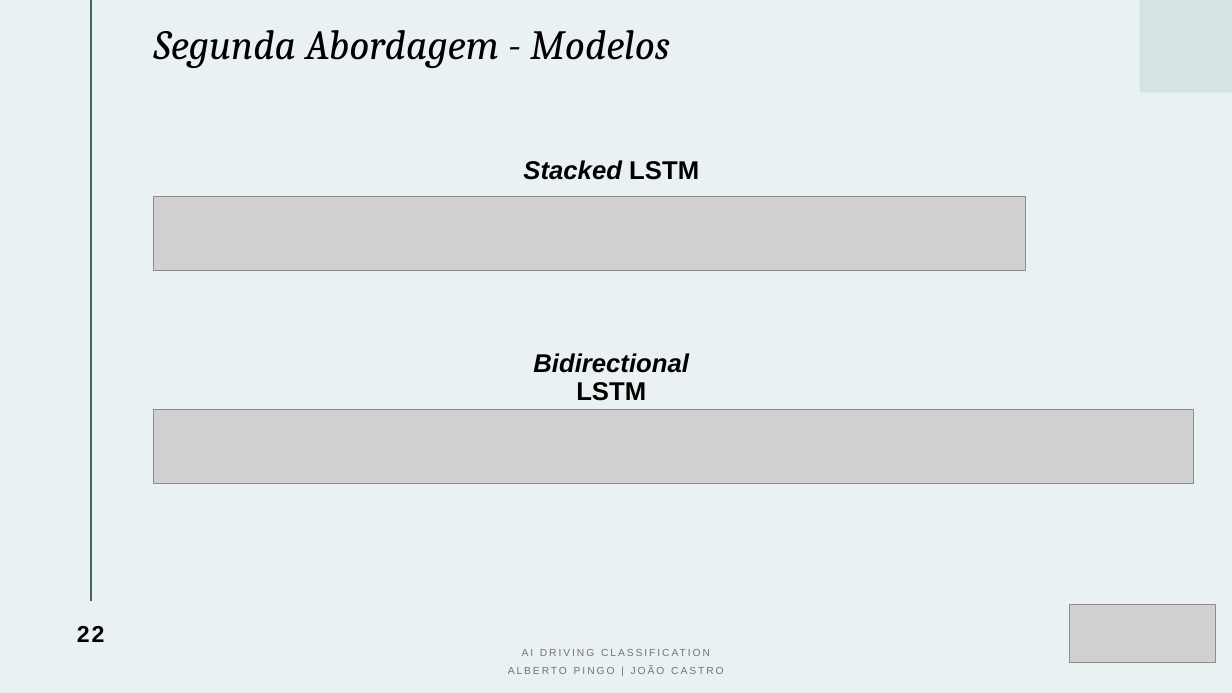
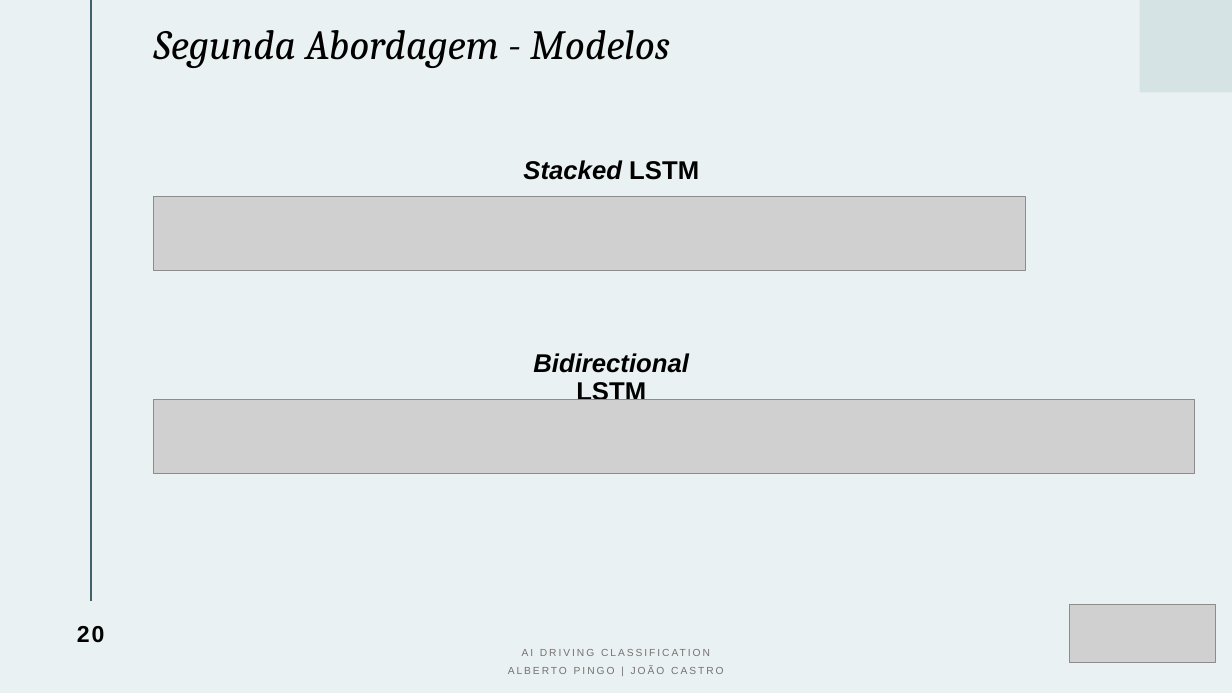
Before and after one commit to albertopingo/AI-driving-classification_FinalProject_CEng, a slide deck: slide 20 of ProjInf_AI_Driving_Classification.pptx (slide 22 before the commit). Drawn at 1232x693 pixels with LibreOffice and Linux fonts; fonts in the diff are those of the drawing; grey boxes stand for pictures. Boxes give left, top, right and bottom in pixels: in the first picture for what was removed or moved away, otherwise in the second. Text is boxed around its words. In the diff, an @@ line names an element or a change of style, - is before the commit and + after.

Commit message:
Update pptx

```diff
--- a/ProjInf_AI_Driving_Classification.pptx
+++ b/ProjInf_AI_Driving_Classification.pptx
@@ picture: place and size @@
-picture at <box>153,410,1193,484</box>
+picture at <box>153,400,1195,474</box>
@@ page number at <box>77,626,105,643</box>: text changed @@
-22
+20
```
Also in this commit, not shown: 1 other slide changed, 2 slides removed.
